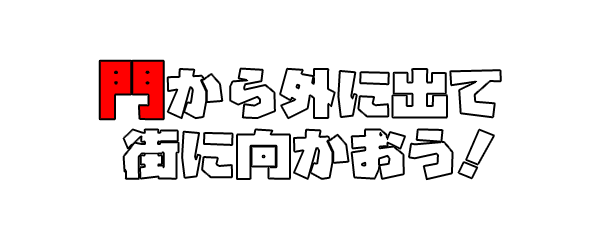
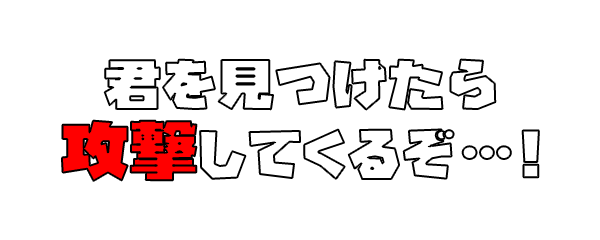
The second 600 x 240 image is a revision of the first. Changes to its layers:
showed group "tips6" (2 layers) over <box>62,59,539,181</box>
hid group "tips7" (2 layers) over <box>99,60,501,180</box>
